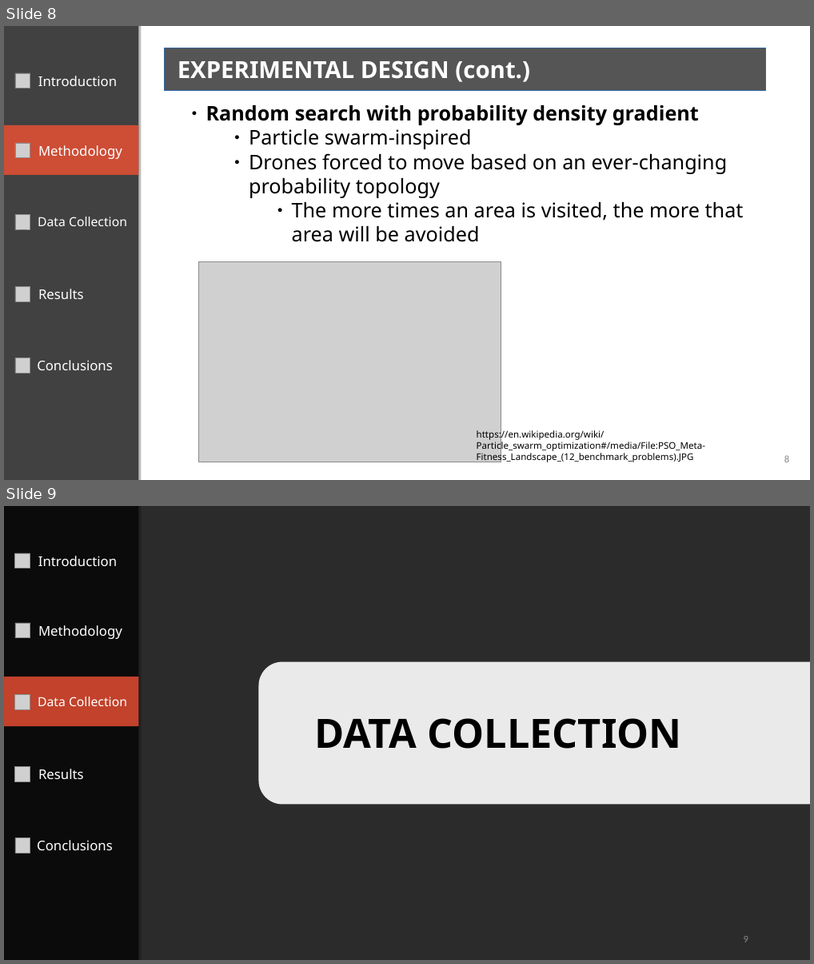
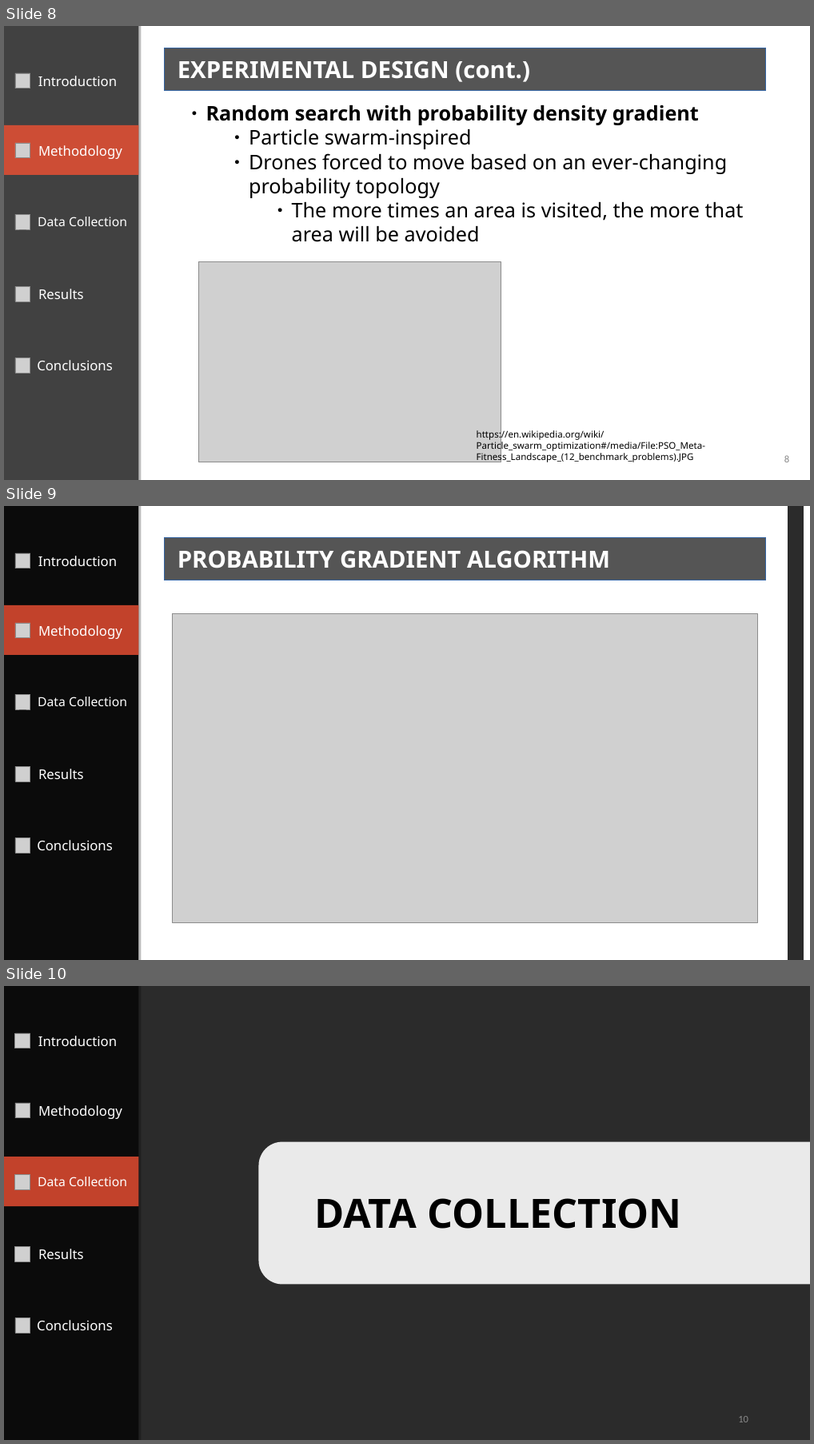
Before and after one commit to JarenCampbell/RobotIntelligenceProject, a slide deck: Presentation/TemporaryGroupName.odp. Shown one above the other, each under a label of ours: slides 8 and 9 before the commit, slides 8, 9 and 10 after it. The pictures are 814x964 and 814x1444 pixels, drawn with LibreOffice and Linux fonts; fonts in the diff are those of the drawing; grey boxes stand for pictures; background and template pictures are left out; a plain dark background stands for a picture behind light text. Boxes give left, top, right and bottom in pixels: in the first picture for what was removed or moved away, otherwise in the second. Text is boxed around its words. In the diff, an @@ line names an element or a change of style, - is before the commit and + after.

```diff
--- a/Presentation/TemporaryGroupName.odp
+++ b/Presentation/TemporaryGroupName.odp
@@ slide 9 added at [4, 506, 810, 960], background picture (left out) @@
@@ freeform shape added at [4, 506, 139, 960], fill #000000 at 65% opacity @@
@@ freeform shape added at [139, 506, 789, 960], fill #FFFFFF @@
@@ freeform shape added at [804, 506, 810, 960], fill #FFFFFF @@
@@ picture added at [15, 553, 30, 568] @@
@@ rectangle added at [164, 537, 766, 580], fill #555555, outline #3465A4 0 pt @@
@@ text added at [178, 550, 610, 568], 28 pt, text #FFFFFF, bold @@
+PROBABILITY GRADIENT ALGORITHM
@@ text added at [38, 556, 117, 566], 16 pt, text #FFFFFF @@
+Introduction
@@ freeform shape added at [4, 605, 139, 655], fill #F05033 at 80% opacity @@
@@ picture added at [15, 623, 30, 638] @@
@@ text added at [38, 625, 122, 639], 16 pt, text #FFFFFF @@
+Methodology
@@ picture added at [173, 614, 758, 922] @@
@@ picture added at [15, 694, 30, 709] @@
@@ text added at [38, 696, 127, 706], 15 pt, text #FFFFFF @@
+Data Collection
@@ picture added at [15, 766, 30, 781] @@
@@ text added at [38, 768, 84, 779], 16 pt, text #FFFFFF @@
+Results
@@ picture added at [15, 837, 30, 852] @@
@@ text added at [37, 840, 113, 850], 16 pt, text #FFFFFF @@
+Conclusions
@@ page number added at [754, 927, 810, 951], 12 pt, text #898989 @@
+9
@@ what was slide 9 is now slide 10 @@
@@ page number at [738, 1416, 749, 1422]: text changed @@
-9
+10
```
Also in this commit, not shown: 1 slide changed, 2 other files.
